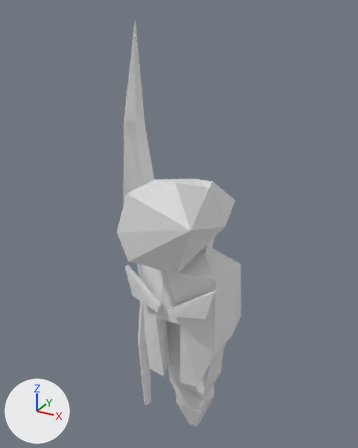
Renders of the Blender file Assets/3D Models/Enemies/spartan_carrot.blend from each side of a commit.
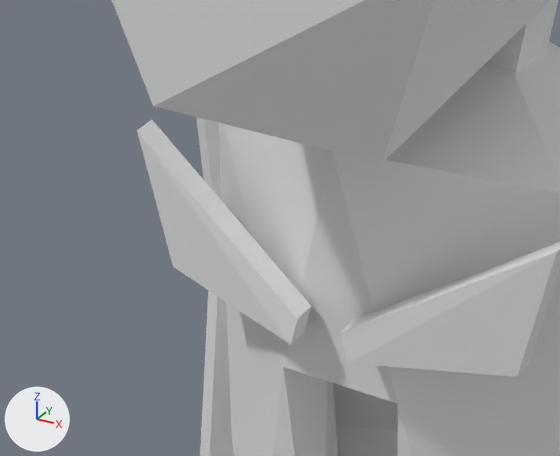
Old and new are each drawn whole from a 50 mm camera at (6.71, -13.47, 15.3) aimed at (-0.66, -0.07, 8.6) and again close up on the part from 27% to 60% of the width and 53% to 75% of the height. Lighting does not change. The marker at lower left points along +X, +Y and +Z.

Before the edit, the objects in view are built like this:
```python
me_carrot_002 = bpy.data.meshes.new('Carrot.002')
me_carrot_002.from_pydata(...)  # 44 vertices, 82 faces; spans x -1.12..1.09, y -1.1..1.11, z -5.5..1.4
me_carrot_004 = bpy.data.meshes.new('Carrot.004')
me_carrot_004.from_pydata(...)  # 16 vertices, 12 faces; spans x -1.63..1.56, y -2.21..-1.75, z 0.97..2.1
me_carrot_004.materials.append(None)
me_carrot_007 = bpy.data.meshes.new('Carrot.007')
me_carrot_007.from_pydata(...)  # 30 vertices, 19 faces; spans x -2.43..-1.95, y -0.33..0.37, z -5.4..3.07
ob_carrot_002 = bpy.data.objects.new('Carrot.002', me_carrot_002)
ob_carrot_002.location = (-0.002, -0.015, 5.5)
ob_carrot_004 = bpy.data.objects.new('Carrot.004', me_carrot_004)
ob_carrot_004.location = (-0.002, -0.015, 5.5)
ob_carrot_007 = bpy.data.objects.new('Carrot.007', me_carrot_007)
ob_carrot_007.location = (-0.002, -0.015, 5.5)
# also in view: 'Carrot.003' at (-0.07, -0.54, 8.85); 'Carrot.001' at (-0.04, -0.08, 5.74); 'Carrot.005' at (-2.19, 0.0, 4.39)
```
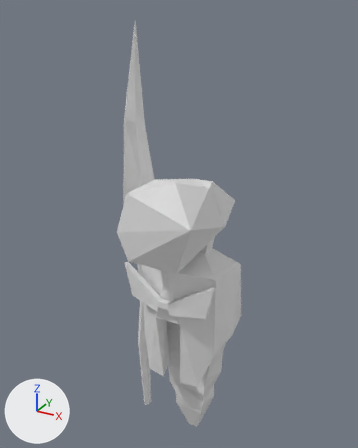
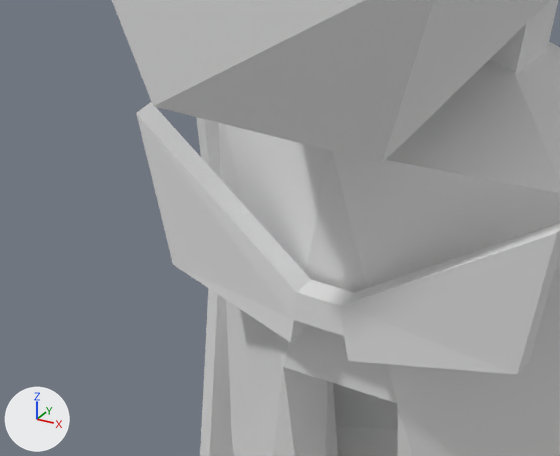
The change in detail:
me_carrot_004 is used by ob_carrot_004; location (-0.002, -0.015, 5.5).
me_carrot_004 had 16 vertices, 12 faces and spanned x -1.63..1.56, y -2.21..-1.75, z 0.97..2.1.
me_carrot_004 now has 20 vertices, 16 faces and spans x -1.63..1.56, y -2.21..-1.75, z 0.9..2.15.
me_carrot_004 part 1: the loose piece of 8 vertices spanning x -1.63..-0.2, y -2.21..-1.75, z 0.97..2.1 is rebuilt with 20 vertices and now spans x -1.63..1.56, y -2.21..-1.75, z 0.9..2.15.
me_carrot_004 part 2: the loose piece of 8 vertices spanning x 0.13..1.56, y -2.21..-1.79, z 0.97..2.1 is deleted.
Object 'Carrot.004' (ob_carrot_004) moves from (-0.002, -0.015, 5.5) to (-0.002, -0.015, 5.593).

Where the change shows, as pixel boxes (x1, y1, x2, y2) in the close-ups (560 x 456 px):
'Carrot.004', reshaped, moved: before (137, 120, 560, 377); after (136, 102, 560, 374)
part 1 of me_carrot_004, rebuilt: before (137, 120, 311, 345); after (136, 102, 560, 374)
part 2 of me_carrot_004, deleted: before (340, 242, 560, 377)
